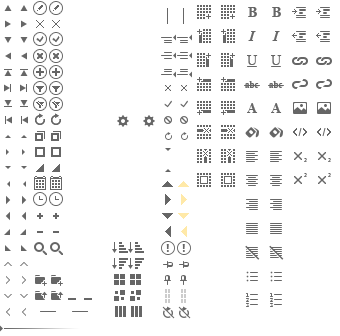
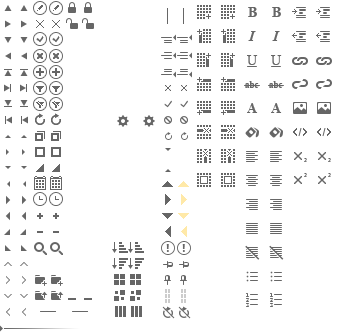
Two versions of the same layered image (w=340, h=336). Layer-by-layer changes:
added group "Lock" with 5 layers above "table hover" over [66,2,94,29]
added layer "unlock hover" in group "Lock" over [82,18,94,29]
added layer "unlock" in group "Lock" over [66,18,78,29]
added layer "lock hover" in group "Lock" over [84,2,92,13]
added layer "lock" in group "Lock" over [68,2,76,13]
